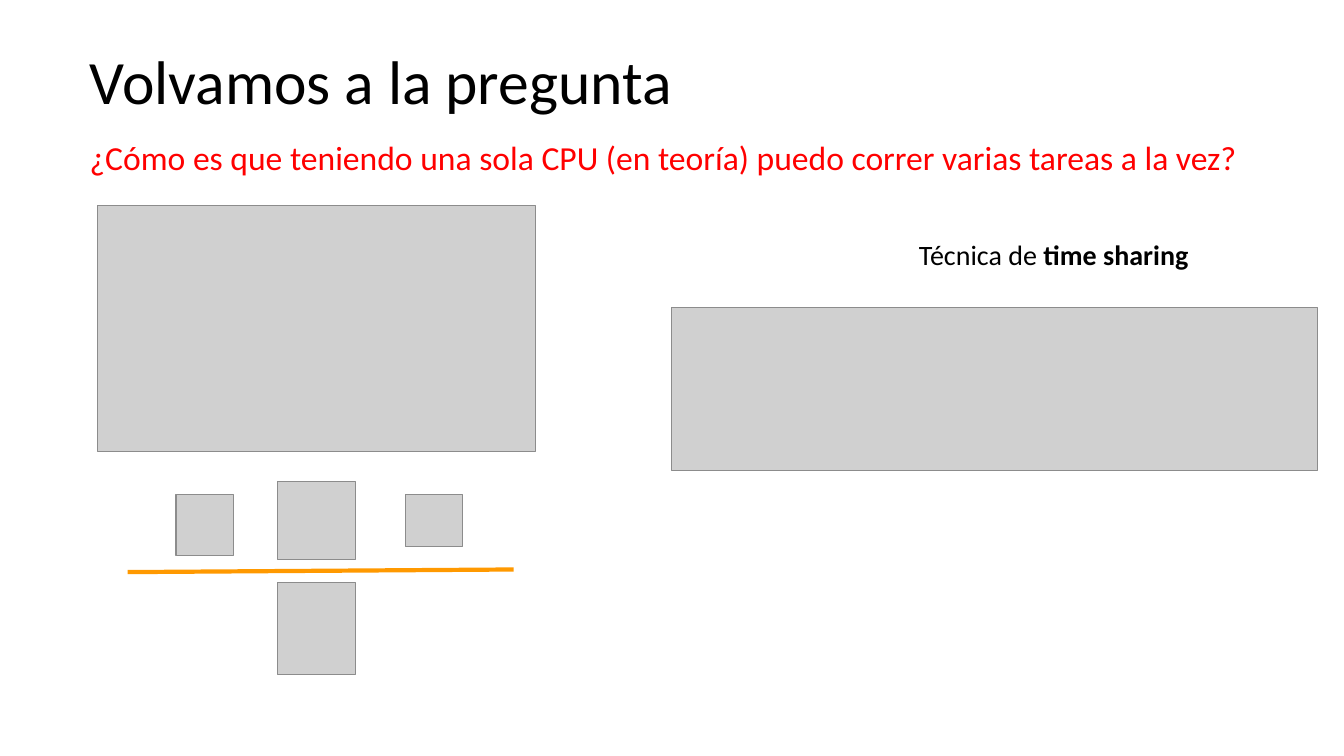
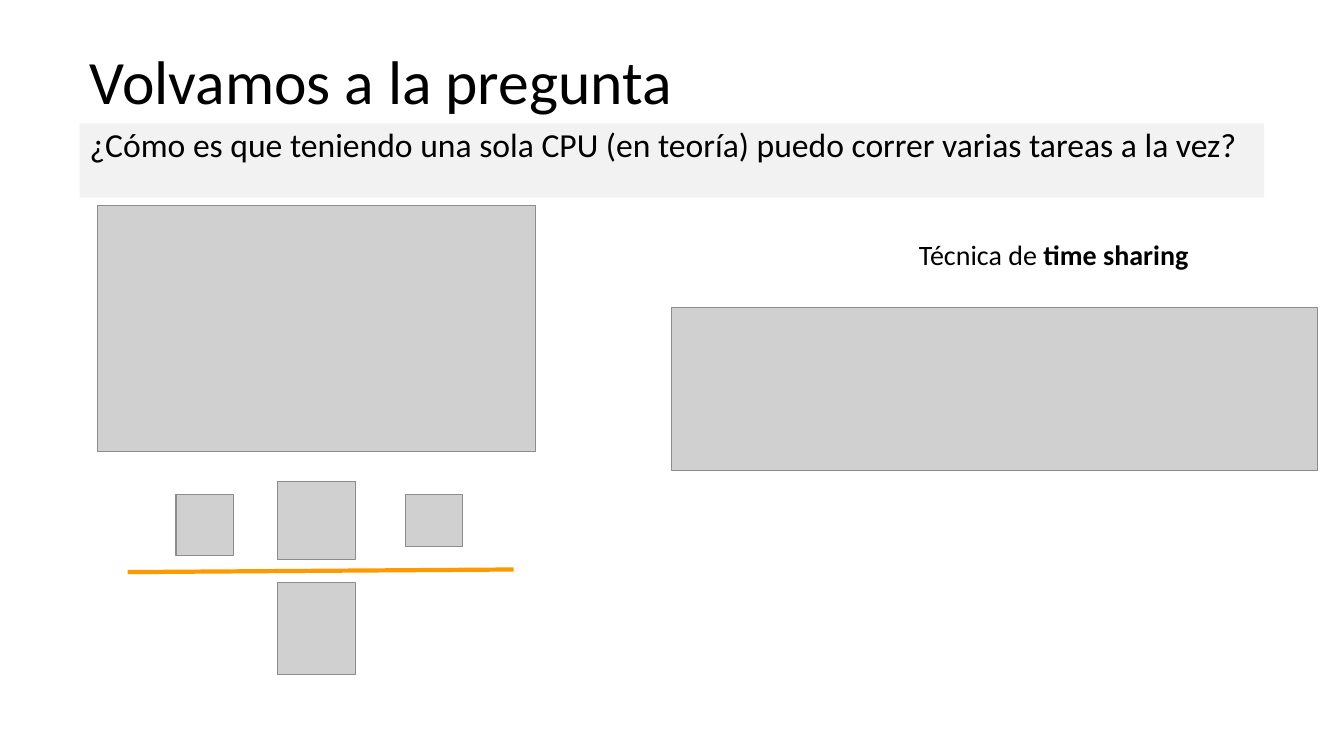
Before and after one commit to udea-so/apuntes_2026-2_SO-virtual, a slide deck: slide 12 of clase_03/SO_apuntes_clase3.pptx. Drawn at 1344x756 pixels with LibreOffice and Linux fonts; fonts in the diff are those of the drawing; grey boxes stand for pictures. Boxes give left, top, right and bottom in pixels: in the first picture for what was removed or moved away, otherwise in the second. Text is boxed around its words. In the diff, an @@ line names an element or a change of style, - is before the commit and + after.

```diff
--- a/clase_03/SO_apuntes_clase3.pptx
+++ b/clase_03/SO_apuntes_clase3.pptx
@@ rectangle "¿Cómo es que teniendo una ..." resized from (x1=90, y1=145, x2=1236, y2=176) to (x1=80, y1=123, x2=1264, y2=198) @@
@@ rectangle "¿Cómo es que teniendo una ..." at (x1=80, y1=123, x2=1264, y2=198): text colour #FF0000 to #000000; fill none to #F2F2F2 @@
```
Also in this commit, not shown: 8 other slides changed, 11 other files.
